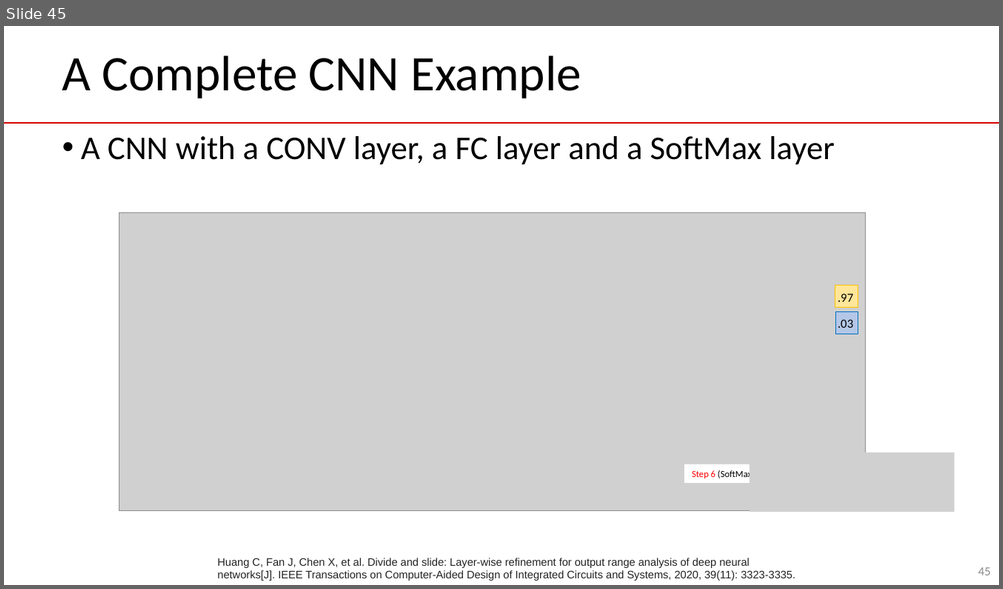
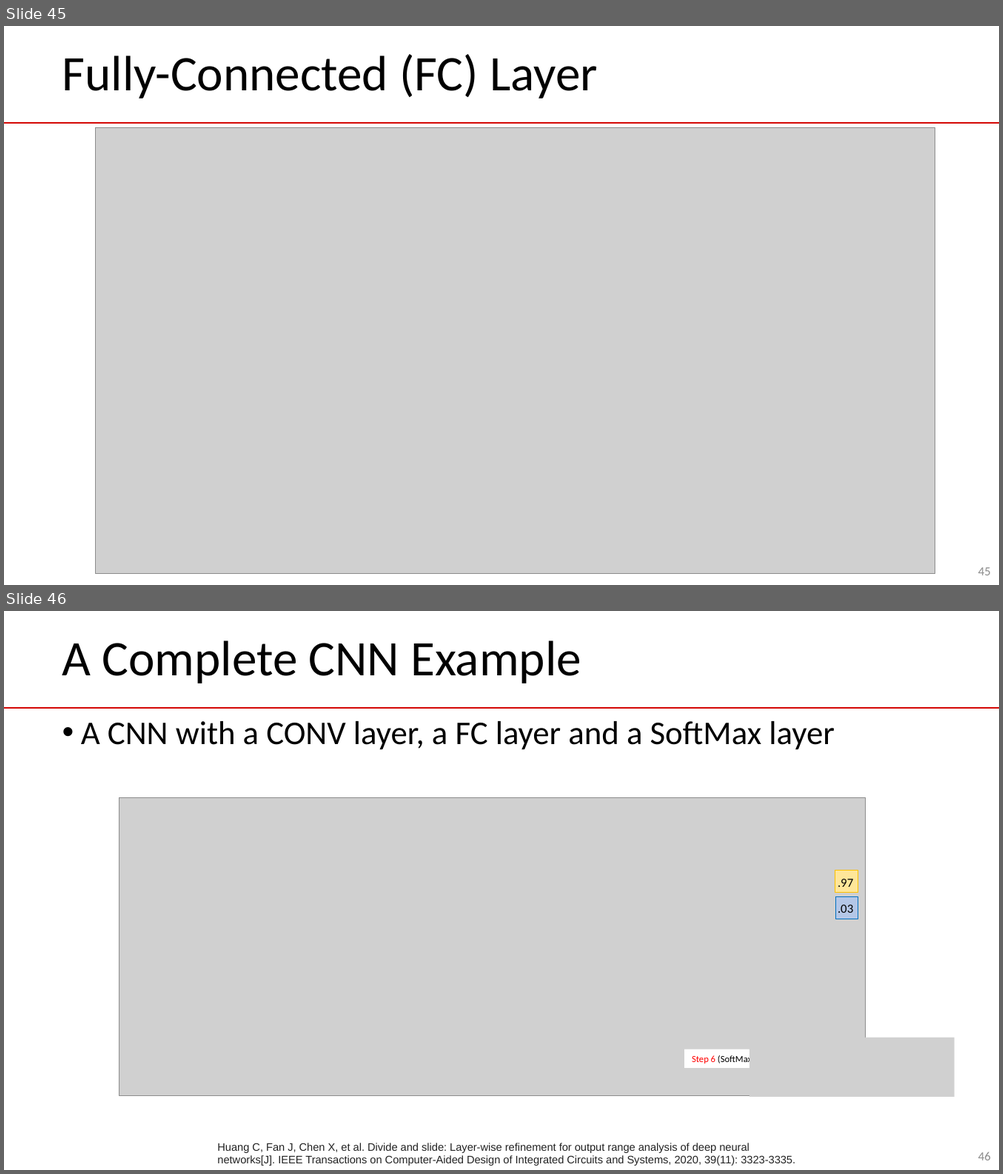
Before and after one commit to guhofstra/CSC144V, a slide deck: PPTs/L3.1 Convolutional Neural Networks.pptx. Shown one above the other, each under a label of ours: slide 45 before the commit, slides 45 and 46 after it. The pictures are 1003x589 and 1003x1174 pixels, drawn with LibreOffice and Linux fonts; fonts in the diff are those of the drawing; grey boxes stand for pictures. Boxes give left, top, right and bottom in pixels: in the first picture for what was removed or moved away, otherwise in the second. Text is boxed around its words. In the diff, an @@ line names an element or a change of style, - is before the commit and + after.

```diff
--- a/PPTs/L3.1 Convolutional Neural Networks.pptx
+++ b/PPTs/L3.1 Convolutional Neural Networks.pptx
@@ slide 45 added at <box>4,26,999,585</box>, background #FFFFFF; not listed: 1 template element that a slide beside it also shows @@
@@ title added at <box>62,54,597,99</box>, 48 pt, text #000000 @@
+Fully-Connected (FC) Layer
@@ picture added at <box>96,128,934,574</box> @@
@@ page number added at <box>978,568,990,576</box>, 12 pt, text #8C8C8C @@
+45
@@ what was slide 45 is now slide 46 @@
@@ page number at <box>978,1153,990,1161</box>: text changed @@
-45
+46
```
Also in this commit, not shown: 3 slides changed, 1 other file.
